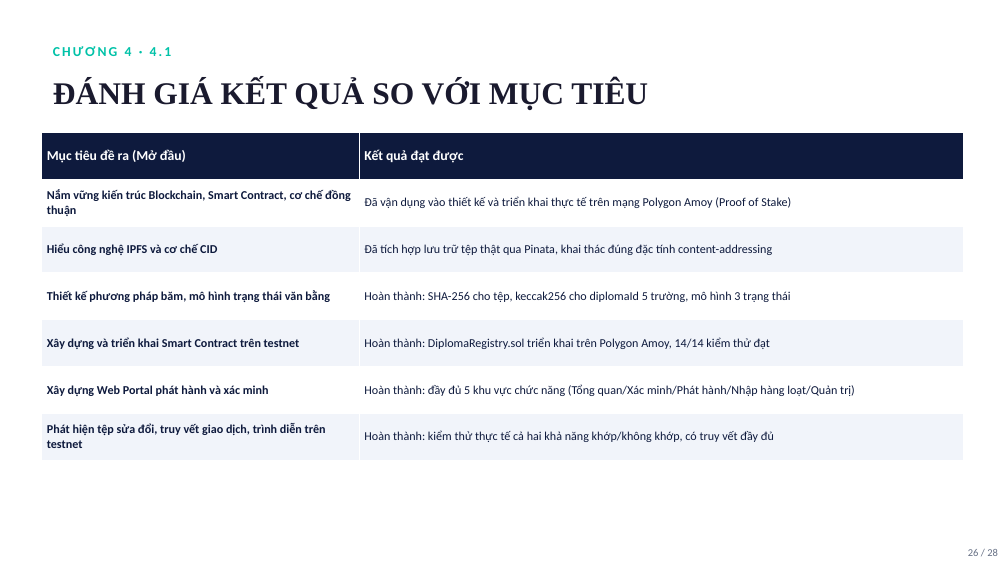
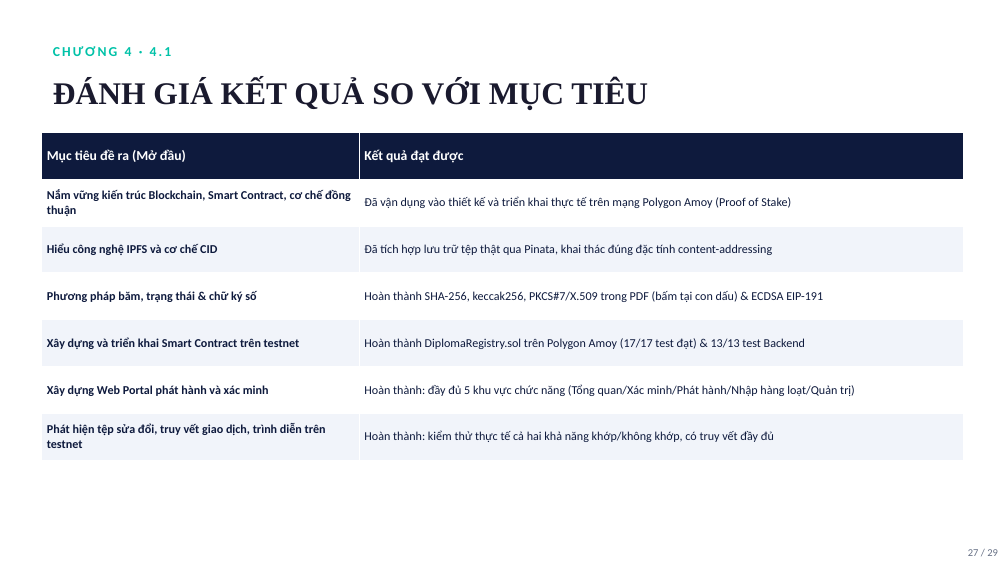
Before and after one commit to 2312792-debug/DoAn, a slide deck: slide 28 of file/Thuyet_Trinh_He_Thong_Xac_Thuc_Van_Bang_NopBai.pptx (slide 27 before the commit). Drawn at 1008x567 pixels with LibreOffice and Linux fonts; fonts in the diff are those of the drawing. Boxes give left, top, right and bottom in pixels: in the first picture for what was removed or moved away, otherwise in the second. Text is boxed around its words. In the diff, an @@ line names an element or a change of style, - is before the commit and + after.

Commit message:
Update Word report and PowerPoint slides with X.509/PKCS#7, ECDSA EIP-191, gas & 30/30 test results

```diff
--- a/file/Thuyet_Trinh_He_Thong_Xac_Thuc_Van_Bang_NopBai.pptx
+++ b/file/Thuyet_Trinh_He_Thong_Xac_Thuc_Van_Bang_NopBai.pptx
@@ table at box(42, 132, 964, 461) @@
-row 4, column 1: Thiết kế phương pháp băm, mô hình trạng thái văn bằng
+row 4, column 1: Phương pháp băm, trạng thái & chữ ký số
-row 4, column 2: Hoàn thành: SHA-256 cho tệp, keccak256 cho diplomaId 5 trường, mô hình 3 trạng thái
+row 4, column 2: Hoàn thành SHA-256, keccak256, PKCS#7/X.509 trong PDF (bấm tại con dấu) & ECDSA EIP-191
-row 5, column 2: Hoàn thành: DiplomaRegistry.sol triển khai trên Polygon Amoy, 14/14 kiểm thử đạt
+row 5, column 2: Hoàn thành DiplomaRegistry.sol trên Polygon Amoy (17/17 test đạt) & 13/13 test Backend
@@ text at box(968, 549, 998, 556): text changed @@
-26 / 28
+27 / 29
```
Also in this commit, not shown: 25 other slides changed, 1 slide added, 3 other files.
